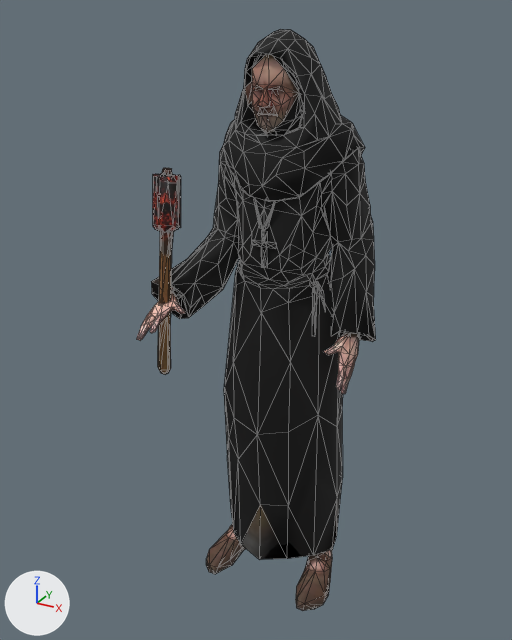
Before and after pictures for a commit that changed the glTF model models/fanatic.glb.
The view is the same before and after, from a 50 mm lens placed at (0.915, -1.733, 1.851), pointed at (-0.046, 0.014, 0.977). Arrows for +X, +Y and +Z are at lower left; the lights stay in place. The older version comes first. Mesh edges are drawn as thin lines. Vertices at exactly the same position are counted once.

Script lines for the objects in view, before the commit:
```python
me_material1_001 = bpy.data.meshes.new('Material1.001')
me_material1_001.from_pydata(...)  # 1112 vertices, 1999 faces; spans x -0.32..0.32, y -0.28..0.28, z 0.0..1.8
# faces by material slot: [656, 1144, 199]
me_material1_001.materials.append(mat_baked)  # picture img_colour
me_material1_001.materials.append(mat_baked_owner)  # picture img_colour_owner
me_material1_001.materials.append(mat_cylinder_001__0)  # picture img_texture
ob_fanatic = bpy.data.objects.new('fanatic', me_material1_001)
ob_fanatic.location = (0.0, 0.0, 0.0)
```
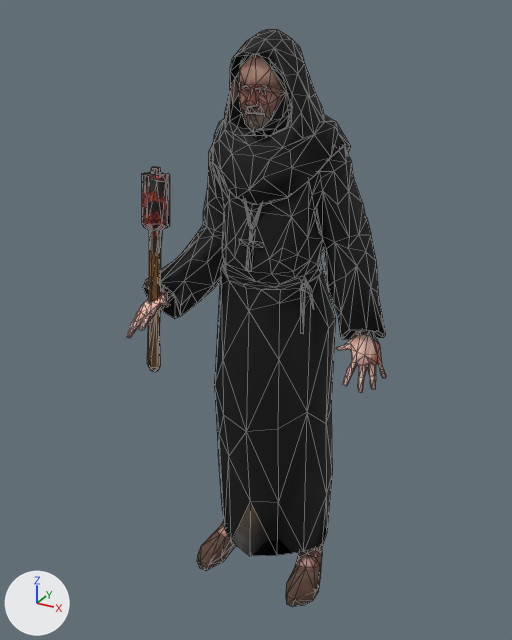
What the commit changed:
me_material1_001 is used by ob_fanatic; location (0.0, 0.0, 0.0).
me_material1_001 had 1112 vertices, 1999 faces and spanned x -0.32..0.32, y -0.28..0.28, z 0.0..1.8.
me_material1_001 now has 1112 vertices, 1999 faces and spans x -0.36..0.36, y -0.28..0.28, z 0.0..1.8.
me_material1_001 part 1: the loose piece of 111 vertices spanning x -0.08..0.1, y -0.06..0.12, z 1.49..1.77 is moved by (-0.04, 0.0, 0.0).
me_material1_001 part 2: the loose piece of 54 vertices spanning x -0.23..-0.1, y -0.09..0.19, z 0.0..0.23 is moved by (-0.04, 0.0, 0.0).
me_material1_001 part 3: the loose piece of 54 vertices spanning x 0.11..0.24, y -0.09..0.19, z 0.0..0.23 is moved by (-0.04, 0.0, 0.0).
me_material1_001 part 4: the loose piece of 8 vertices spanning x 0.14..0.18, y 0.02..0.03, z 1.05..1.14 is moved by (-0.04, 0.0, 0.0).
me_material1_001 part 5: the loose piece of 9 vertices spanning x 0.15..0.17, y -0.02..0.01, z 0.98..1.13 is moved by (-0.04, 0.0, 0.0).
me_material1_001 part 6: the loose piece of 78 vertices spanning x -0.29..-0.2, y -0.19..-0.09, z 1.27..1.43 is moved by (-0.04, 0.0, 0.0).
me_material1_001 part 7: the loose piece of 86 vertices spanning x -0.28..-0.23, y -0.2..-0.12, z 0.83..1.45 is moved by (-0.04, 0.0, 0.0).
me_material1_001 part 8: 691 of 1112 vertices moved; they spanned x -0.32..0.32, y -0.28..0.28, z 0.12..1.8 and now span x -0.36..0.36, y -0.28..0.28, z 0.12..1.8; mean shift (-0.02, 0.0, 0.0); largest move (0.23, 0.08, 0.83) -> (0.36, 0.07, 0.86).
Other edits to the shape of me_material1_001 do not show in these pictures.

Location of each change, [x1, y1, x2, y2] in pixels of the pictures (512 x 640 px; the box of a moved part takes in the faces that stretch with it):
'fanatic', reshaped (9% wider): before [137, 29, 376, 611]; after [126, 29, 386, 607]
part 1 of me_material1_001, moved or reshaped: before [251, 54, 304, 135]; after [239, 54, 292, 135]
part 2 of me_material1_001, moved or reshaped: before [206, 524, 246, 574]; after [197, 521, 237, 571]
part 3 of me_material1_001, moved or reshaped: before [296, 550, 332, 611]; after [286, 547, 322, 607]
part 4 of me_material1_001, moved or reshaped: before [314, 281, 325, 309]; after [306, 281, 313, 306]
part 5 of me_material1_001, moved or reshaped: before [312, 286, 317, 336]; after [300, 284, 305, 334]
part 6 of me_material1_001, moved or reshaped: before [153, 173, 181, 232]; after [142, 172, 170, 231]
part 7 of me_material1_001, moved or reshaped: before [158, 168, 173, 374]; after [147, 168, 162, 371]
part 8 of me_material1_001, moved or reshaped: before [137, 29, 376, 560]; after [126, 29, 386, 556]
